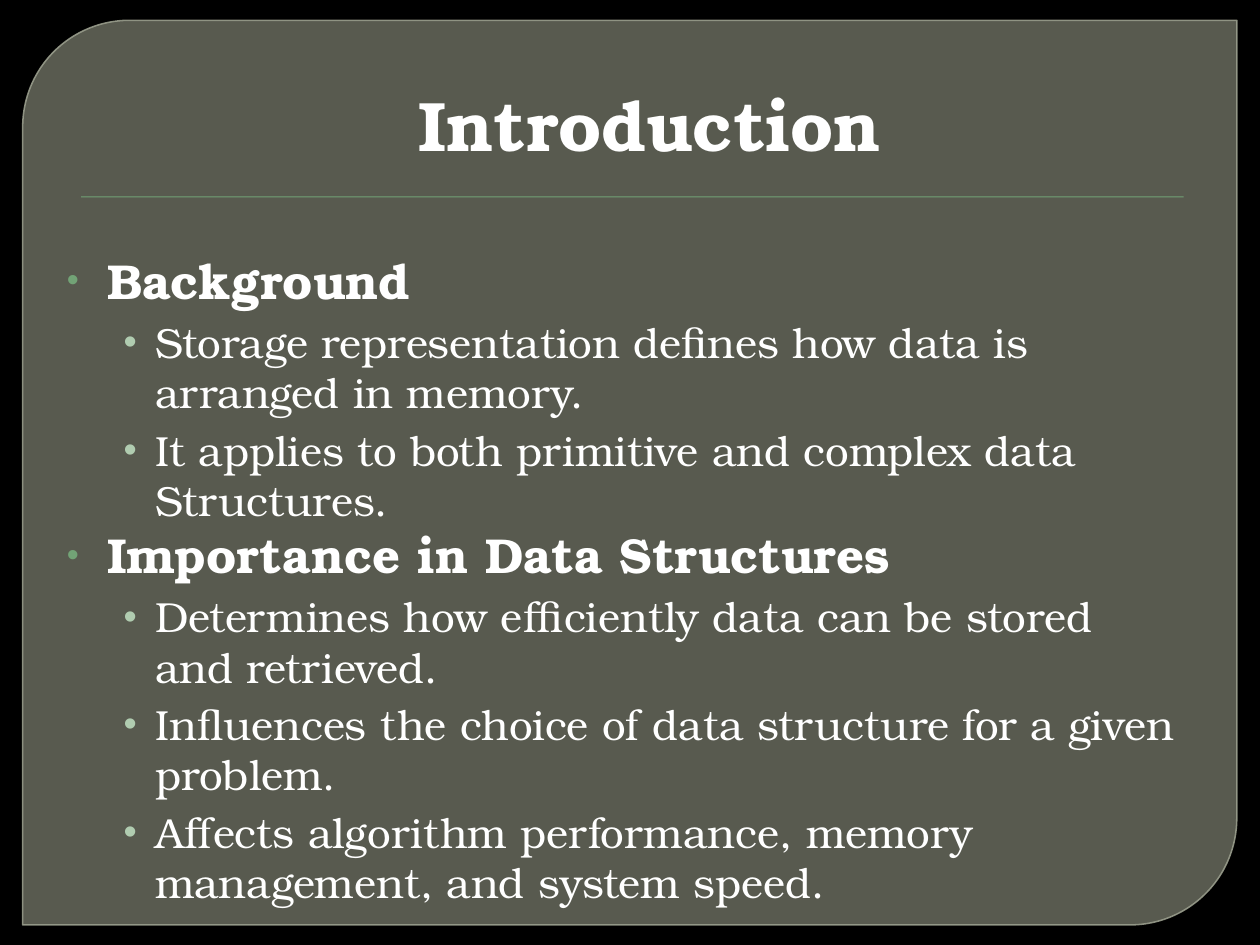
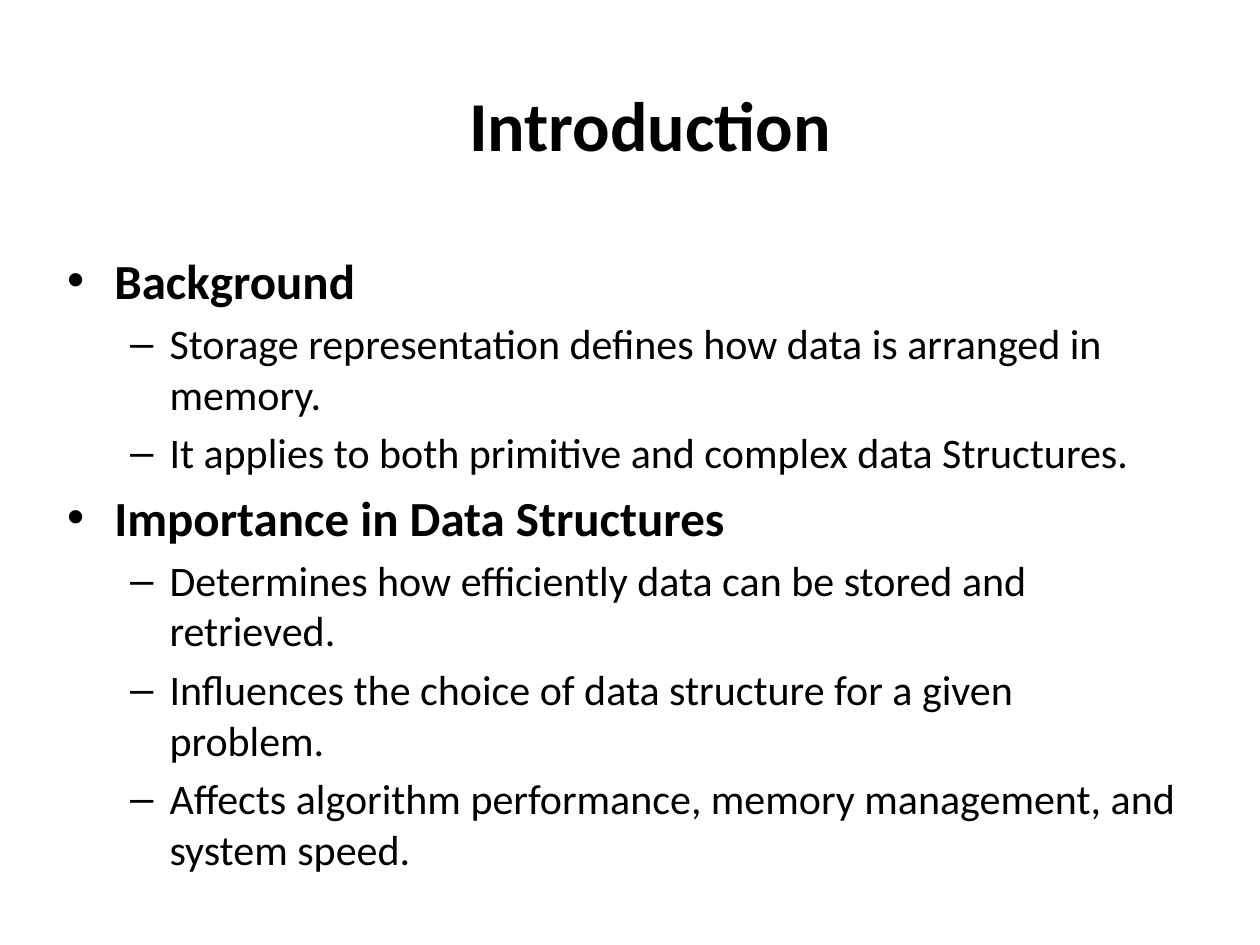
Before and after one commit to bhavyp2311/DBMS, a slide deck: slide 2 of DS/DS_PPT.pptx. Drawn at 1260x945 pixels with LibreOffice and Linux fonts; fonts in the diff are those of the drawing; background and template pictures are left out. Boxes give left, top, right and bottom in pixels: in the first picture for what was removed or moved away, otherwise in the second. Text is boxed around its words. In the diff, an @@ line names an element or a change of style, - is before the commit and + after.

```diff
--- a/DS/DS_PPT.pptx
+++ b/DS/DS_PPT.pptx
@@ background picture (left out) to #FFFFFF @@
@@ round diag rect removed at box(23, 20, 1237, 925) @@
@@ text "Introduction" at box(469, 101, 831, 152): font TeX Gyre Bonum to Calibri, text colour #FFFFFF to #000000 @@
@@ rectangle removed at box(81, 197, 1183, 198) @@
@@ text "Background" at box(114, 264, 1175, 872): font TeX Gyre Bonum to Calibri, text colour #FFFFFF to #000000; indent changed; more space between paragraphs; bullet • to – @@
```
Also in this commit, not shown: 4 other slides changed, 2 slides added, 1 slide removed, 17 other files.
